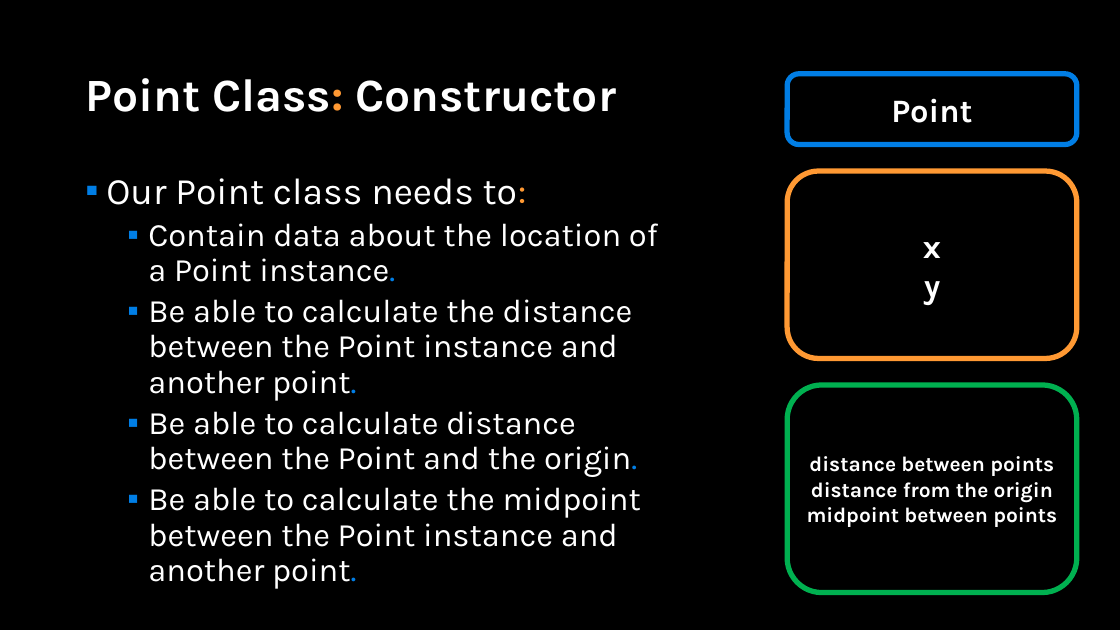
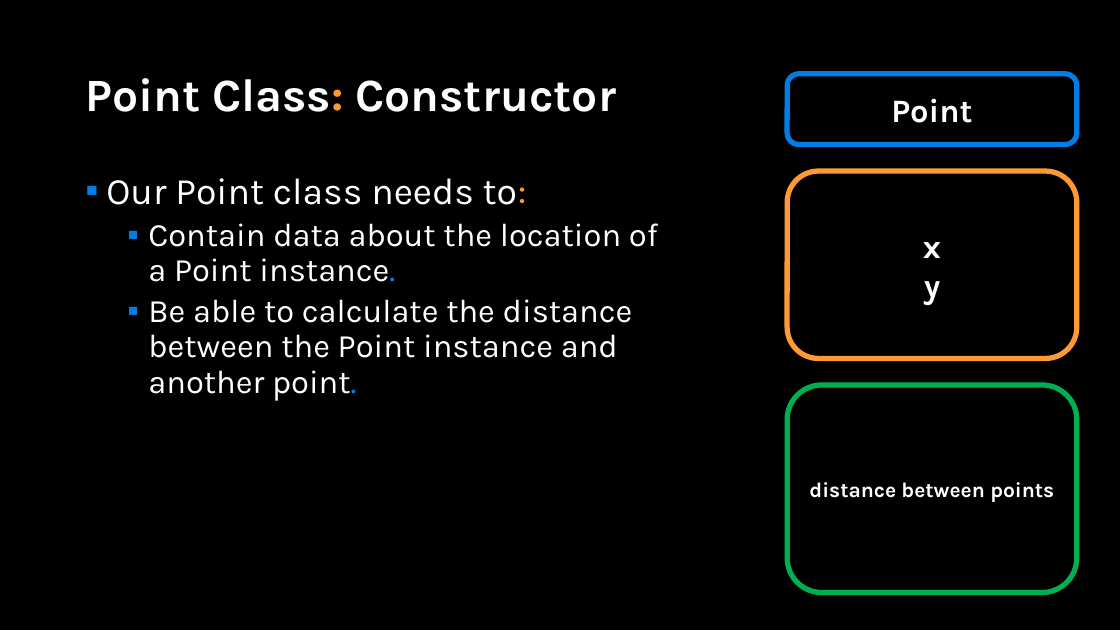
Before and after one commit to APS106/APS106-winter-2022-material, a slide deck: slide 30 of lectures/week10/lecture2/slides/week10_lecture2.pptx. Drawn at 1120x630 pixels with LibreOffice and Linux fonts; fonts in the diff are those of the drawing; background and template pictures are left out. Boxes give left, top, right and bottom in pixels: in the first picture for what was removed or moved away, otherwise in the second. Text is boxed around its words. In the diff, an @@ line names an element or a change of style, - is before the commit and + after.

```diff
--- a/lectures/week10/lecture2/slides/week10_lecture2.pptx
+++ b/lectures/week10/lecture2/slides/week10_lecture2.pptx
@@ text at box(148, 411, 641, 589): paragraphs removed @@
-  ▪ Be able to calculate distance between the Point and the origin.
-  ▪ Be able to calculate the midpoint between the Point instance and another point.
@@ text in rounded rectangle at box(807, 482, 1057, 527): paragraphs removed @@
-distance from the origin
-midpoint between points
```
Also in this commit, not shown: 4 other slides changed, 4 other files.
